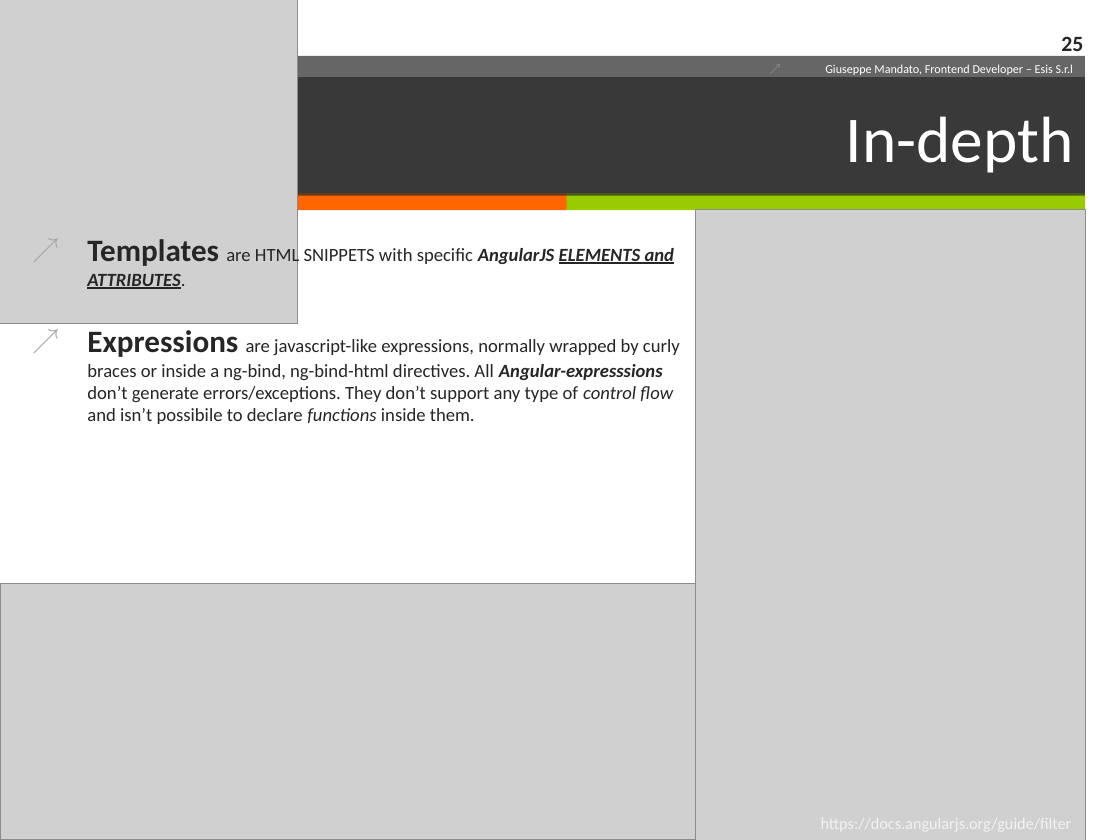
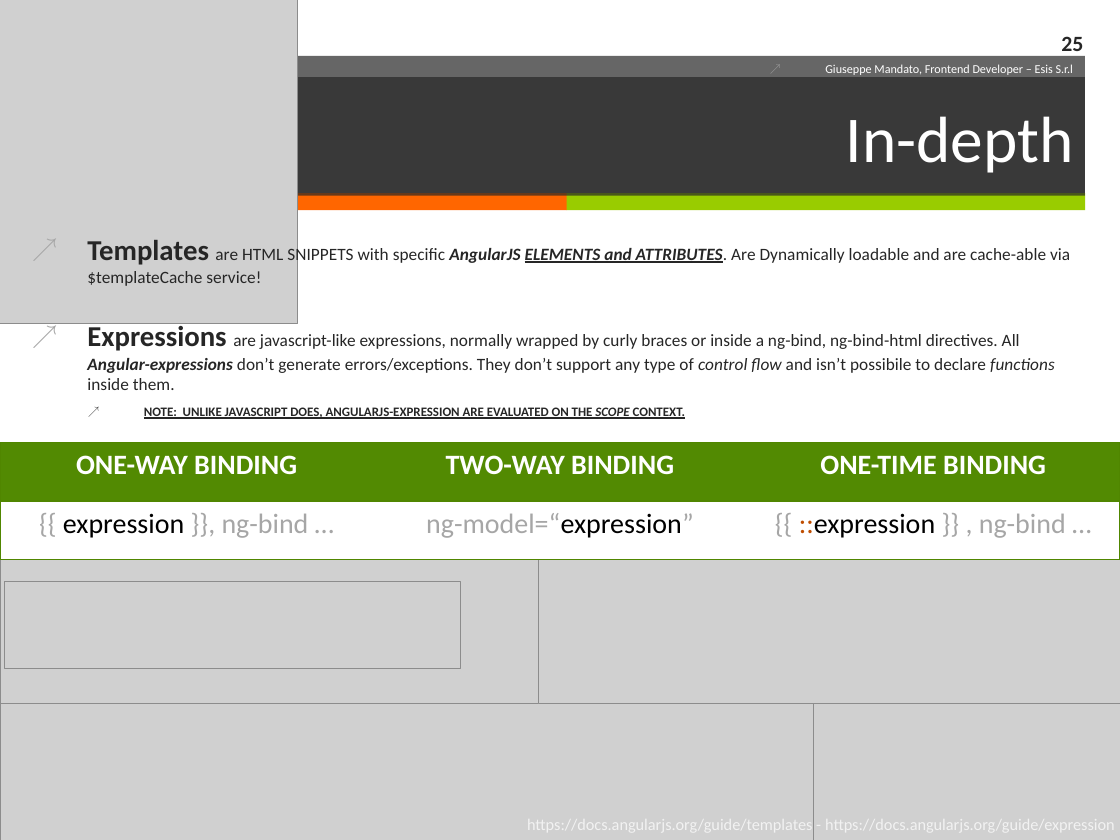
Before and after one commit to RunTime22/angular-course, a slide deck: slide 25 of src/slides/AngularJS-8h.pptx. Drawn at 1120x840 pixels with LibreOffice and Linux fonts; fonts in the diff are those of the drawing; grey boxes stand for pictures. Boxes give left, top, right and bottom in pixels: in the first picture for what was removed or moved away, otherwise in the second. Text is boxed around its words. In the diff, an @@ line names an element or a change of style, - is before the commit and + after.

Commit message:
done slides

```diff
--- a/src/slides/AngularJS-8h.pptx
+++ b/src/slides/AngularJS-8h.pptx
@@ text at (87, 240, 1070, 420): text changed; size 12 to 11.1 pt @@
-↗ Templates are HTML SNIPPETS with specific AngularJS ELEMENTS and ATTRIBUTES.
-↗ Expressions are javascript-like expressions, normally wrapped by curly braces or inside a ng-bind, ng-bind-html directives. All Angular-expresssions don’t generate errors/exceptions. They don’t support any type of control flow and isn’t possibile to declare functions inside them.
+↗ Templates are HTML SNIPPETS with specific AngularJS ELEMENTS and ATTRIBUTES. Are Dynamically loadable and are cache-able via $templateCache service!
+↗ Expressions are javascript-like expressions, normally wrapped by curly braces or inside a ng-bind, ng-bind-html directives. All Angular-expressions don’t generate errors/exceptions. They don’t support any type of control flow and isn’t possibile to declare functions inside them.
+  ↗ NOTE: UNLIKE JAVASCRIPT DOES, ANGULARJS-EXPRESSION ARE EVALUATED ON THE SCOPE CONTEXT.
+↗ Template/Expressions and DATA-BINDING:
@@ table added at (0, 442, 1119, 559), 2 rows, 3 columns @@
+ONE-WAY BINDING | TWO-WAY BINDING | ONE-TIME BINDING
+{{ expression }}, ng-bind … | ng-model=“expression” | {{ ::expression }} , ng-bind …
@@ picture: place and size @@
-picture at (0, 584, 1083, 840)
+picture at (0, 559, 1082, 840)
@@ picture added at (539, 559, 1120, 703) @@
@@ picture: place and size @@
-picture at (696, 209, 1085, 840)
+picture at (696, 559, 1120, 840)
@@ picture added at (4, 581, 460, 668) @@
@@ picture added at (0, 703, 813, 840) @@
```
Also in this commit, not shown: 2 slides added, 2 other files.
